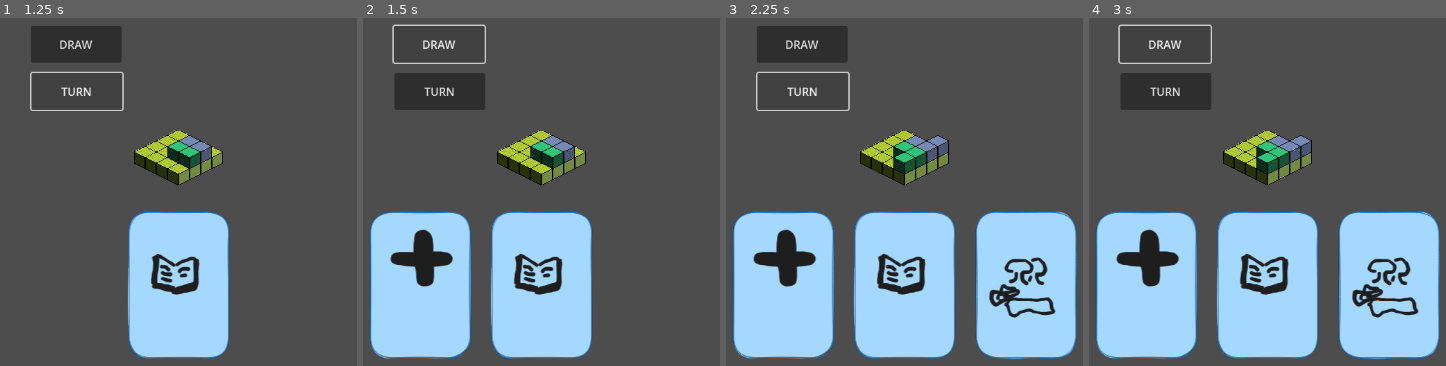
Above: before the commit, frames 1-4 (left to right).
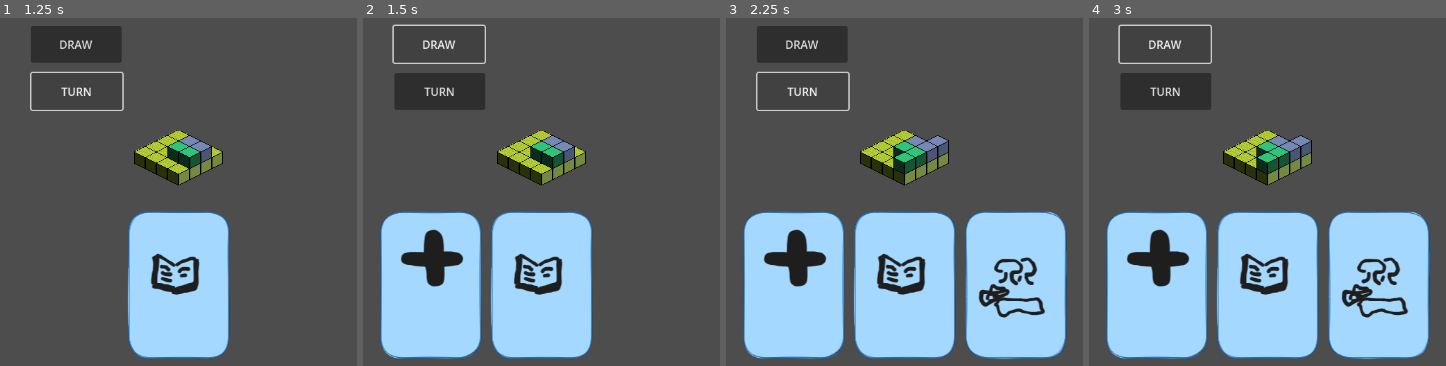
Above: after the commit, the same moments.

Repository: ShallowBitGames/urbania
Game: Godot game, scene res://node_2d.tscn
Two runs of this game, one before a commit and one after it. Both use one fixed random seed, a clock stepped at 60 frames per second and the inputs below.
Inputs:
- Up to frame 1 (1.25 s): click "TURN" at 0.5 s
- Up to frame 2 (1.5 s): click "DRAW" at 1.25 s
- Up to frame 3 (2.25 s): click "TURN" at 2 s
- Up to frame 4 (3 s): click "DRAW" at 2.75 s

Frame 1 is identical in both runs. In frame 2, 4.1% of the frame differs, in the area x 1-34%, y 55-98%; in frame 3, 8.7%, in the area x 1-99%, y 55-98%; in frame 4, 8.7%.

Commit message:
cards place blocks

Diff:
--- a/scripts/hand.gd
+++ b/scripts/hand.gd
@@ -10,8 +10,8 @@
 
 var slots = [
 	{"position" : Vector2i(0, 200), "free" : true},
-	{"position" : Vector2i(-175, 200), "free" : true},
-	{"position" : Vector2i(175, 200), "free" : true}]
+	{"position" : Vector2i(-160, 200), "free" : true},
+	{"position" : Vector2i(160, 200), "free" : true}]
 
 var card_deck = []
 
@@ -69,3 +69,5 @@
 	for c in get_children():
 		if c.selected:
 			return c
+
+	return false
--- a/scripts/main.gd
+++ b/scripts/main.gd
@@ -80,11 +80,15 @@
 		elif !is_buildable(position):
 			print("can't build here")
 
+
 		else:
-			build_block(position,Block.MIXED,100)
+			if $Hand.get_selected_card():
+				var card = $Hand.get_selected_card()
+				build_from_card(card, position)
+			else:
+				build_block(position,Block.MIXED,100)
 
 #		spread_blocks()
-
 
 func spread_blocks():
 	var block_positions = $TML_Buildings.get_used_cells()
@@ -119,6 +123,9 @@
 	setPopulation(coords, population)
 	setType(coords, type)
 
+
+func build_from_card(card, position):
+	$TML_Buildings.set_cell(position, 1, Vector2i(0,0))
 
 func spread_block(position: Vector2i) -> bool:
 	# get four adjoining squares
